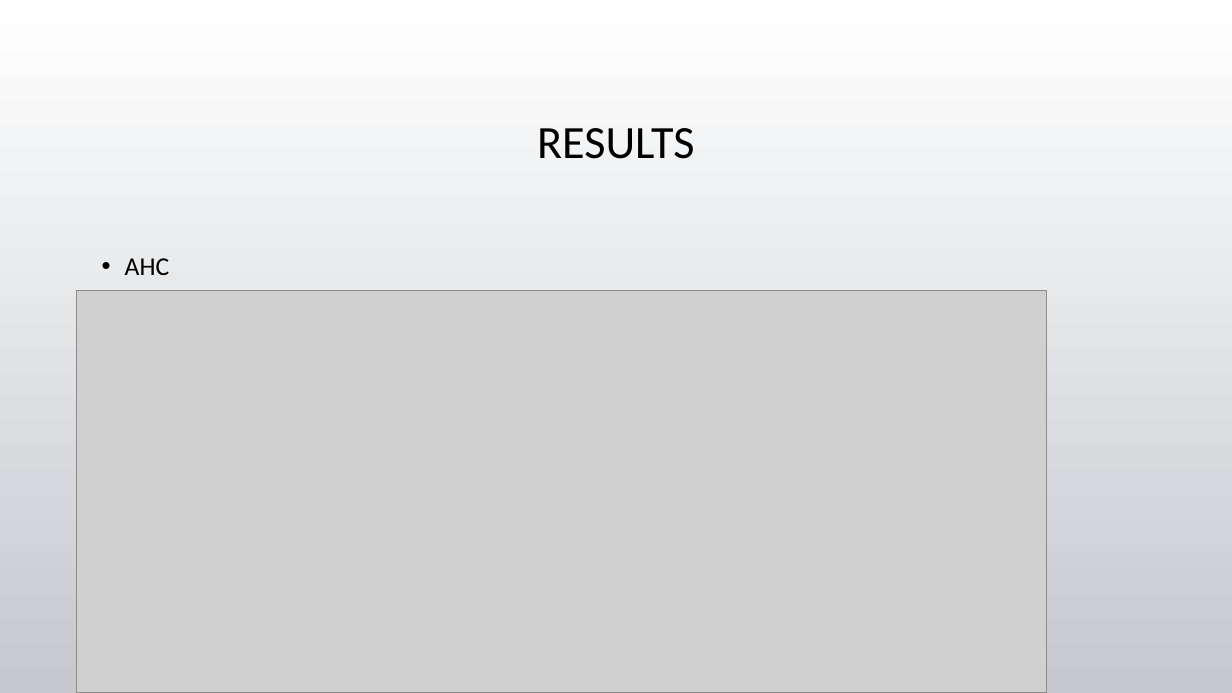
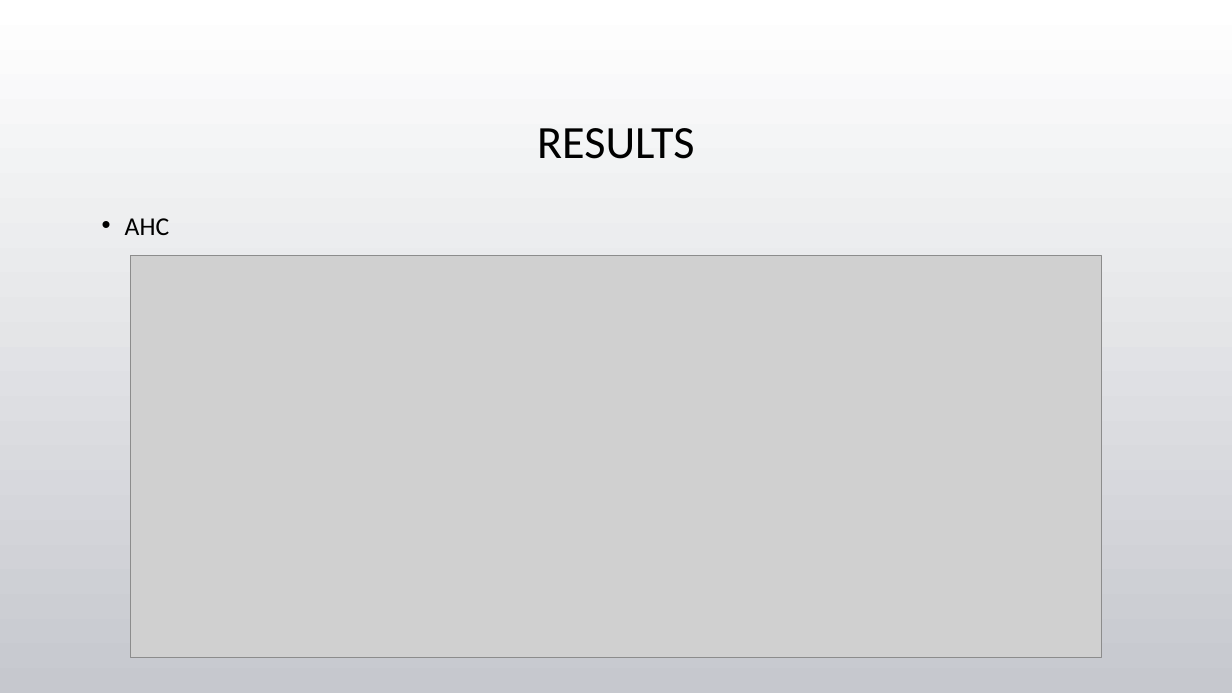
Before and after one commit to tgore03/CategorizeYoutubeVideos, a slide deck: slide 8 of Categorizing YouTube Videos.pptx (slide 9 before the commit). Drawn at 1232x693 pixels with LibreOffice and Linux fonts; fonts in the diff are those of the drawing; grey boxes stand for pictures; background and template pictures are left out. Boxes give left, top, right and bottom in pixels: in the first picture for what was removed or moved away, otherwise in the second. Text is boxed around its words. In the diff, an @@ line names an element or a change of style, - is before the commit and + after.

```diff
--- a/Categorizing YouTube Videos.pptx
+++ b/Categorizing YouTube Videos.pptx
@@ text "AHC": place and size @@
-text "AHC" at [125, 258, 170, 275]
+text "AHC" at [125, 218, 170, 235]
@@ picture: place and size @@
-picture at [76, 291, 1047, 693]
+picture at [130, 256, 1102, 658]
```
Also in this commit, not shown: 3 other slides changed, 1 slide added, 3 slides removed.
